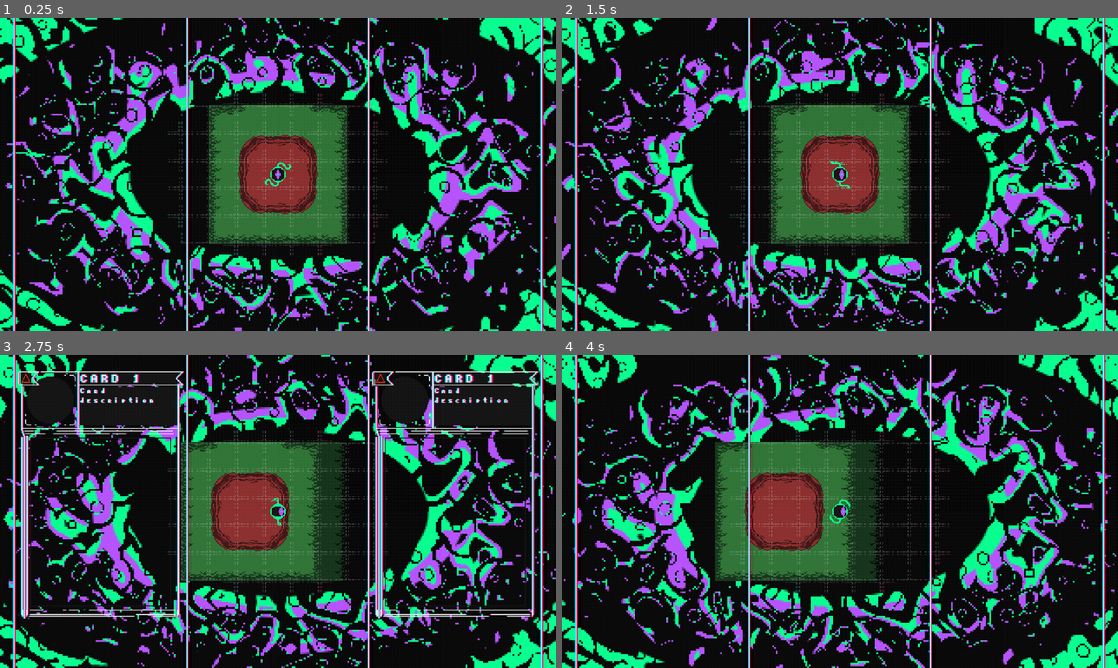
Above: before the commit, frames 1-4 (two rows, left to right).
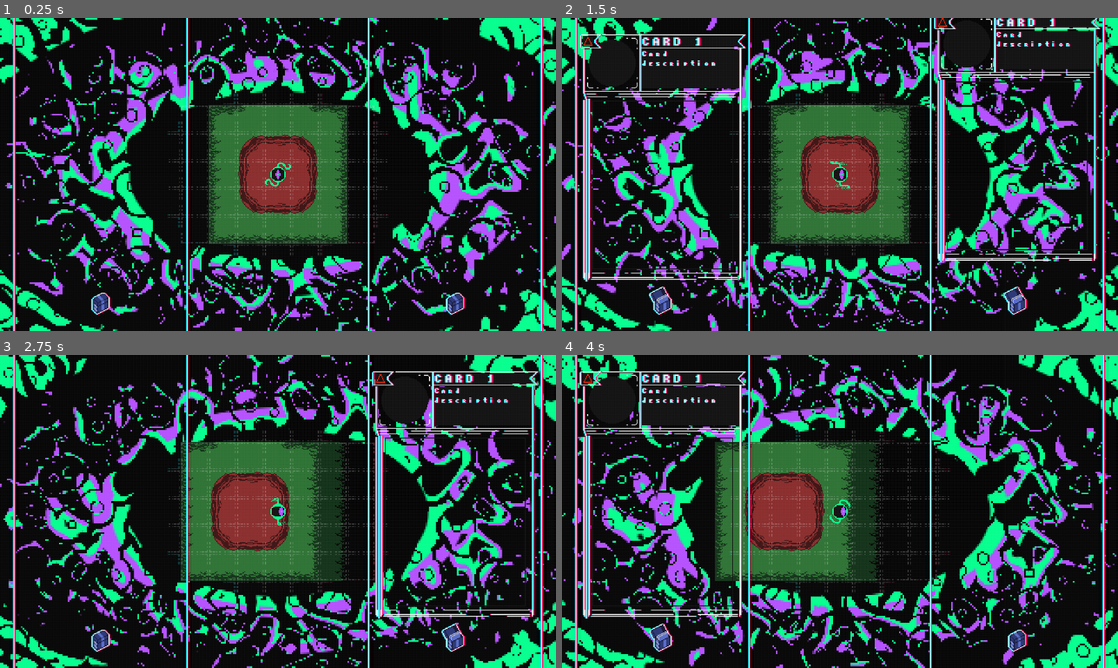
Above: after the commit, the same moments.

Repository: FaunaPolaris/HomeMadeCCG
Game: Godot game, scene res://scenes/main_screen.tscn
The game is run twice, just before and just after one commit, with the same random seed, the same clock (stepped at 60 frames per second) and the same inputs.
Inputs (mouse positions are in pixels of both pictures, inside the frame that each line leads up to):
- Up to frame 1 (0.25 s): no input
- Up to frame 2 (1.5 s): click (662, 299) at 0.52 s; click (1017, 299) at 1.27 s
- Up to frame 3 (2.75 s): tap Enter at 2 s; move the mouse to (400, 495) at 2.02 s; hold Right (ui_right) from 2.03 s (still down); hold E (toggle_deck) from 2.03 s (still down); click (400, 495) at 2.17 s
- Up to frame 4 (4 s): release Right (ui_right) at 2.75 s; release E (toggle_deck) at 2.75 s; drag from (662, 492) to (812, 574) at 2.77 s; move the mouse to (1017, 492) at 3.52 s; hold Right (ui_right) from 3.53 s (still down); hold E (toggle_deck) from 3.53 s (still down); click (1017, 492) at 3.67 s

The runs differ from the first frame. In frame 1, 0.4% of the frame differs, in the area x 16-84%, y 87-95%; in frame 2, 7.1%, in the area x 3-97%, y 0-95%; in frame 3, 3.6%; in frame 4, 3.8%.

Commit message:
clickable cardboxes open and close each list on its own
Fauna's cardbox art (a 64x32 two-frame sheet) becomes a toggle
TextureButton in each panel's bottom margin, at the two slots the
cardbox_position layer marks. Clicking a box slides just its own list;
E still moves both, and a new open_changed signal keeps every box
showing the right lid either way.

fullScreen.aseprite gains the cardbox_position marker layer; the
rendered skeleton png is unchanged since markers are excluded from it.

Gotcha for hand-written scenes: a typed node export only resolves when
the node entry carries node_paths=PackedStringArray(...), otherwise it
silently stays null.

Co-Authored-By: Claude Fable 5 <noreply@anthropic.com>

Diff:
--- /dev/null
+++ b/scenes/cards/cardbox.tscn
@@ -0,0 +1,23 @@
+[gd_scene load_steps=4 format=3 uid="uid://s6nf1u3yofrv"]
+
+[ext_resource type="Script" path="res://script/cards/Cardbox.gd" id="1_box"]
+[ext_resource type="Texture2D" uid="uid://dninio2d3be24" path="res://assets/interface/cardbox.png" id="2_sheet"]
+
+[sub_resource type="AtlasTexture" id="AtlasTexture_closed"]
+atlas = ExtResource("2_sheet")
+region = Rect2(0, 0, 32, 32)
+
+[sub_resource type="AtlasTexture" id="AtlasTexture_open"]
+atlas = ExtResource("2_sheet")
+region = Rect2(32, 0, 32, 32)
+
+[node name="cardbox" type="TextureButton"]
+texture_filter = 1
+z_index = 6
+custom_minimum_size = Vector2(32, 32)
+offset_right = 32.0
+offset_bottom = 32.0
+toggle_mode = true
+texture_normal = SubResource("AtlasTexture_closed")
+texture_pressed = SubResource("AtlasTexture_open")
+script = ExtResource("1_box")
--- a/scenes/main_screen.tscn
+++ b/scenes/main_screen.tscn
@@ -5,6 +5,7 @@
 [ext_resource type="Script" uid="uid://c3kak3pssd0um" path="res://script/main.gd" id="1_lushf"]
 [ext_resource type="PackedScene" uid="uid://crukba5pbvox2" path="res://scenes/cheat_menu.tscn" id="2_cheat"]
 [ext_resource type="PackedScene" uid="uid://b01fnj4tmxhq1" path="res://scenes/cards/card_list.tscn" id="7_cardlist"]
+[ext_resource type="PackedScene" uid="uid://s6nf1u3yofrv" path="res://scenes/cards/cardbox.tscn" id="8_cardbox"]
 
 [sub_resource type="Gradient" id="Gradient_lushf"]
 offsets = PackedFloat32Array(0.1456693, 0.16929133, 0.22047244, 0.22834645, 0.42125985, 0.46456692, 0.5511811, 0.8543307)
@@ -94,3 +95,17 @@
 offset_bottom = 124.0
 slide_when_closed = Vector2(0, -344)
 open = false
+
+[node name="cardbox_left" parent="." node_paths=PackedStringArray("list") instance=ExtResource("8_cardbox")]
+offset_left = -220.0
+offset_top = 129.0
+offset_right = -188.0
+offset_bottom = 161.0
+list = NodePath("../card_list_left")
+
+[node name="cardbox_right" parent="." node_paths=PackedStringArray("list") instance=ExtResource("8_cardbox")]
+offset_left = 188.0
+offset_top = 129.0
+offset_right = 220.0
+offset_bottom = 161.0
+list = NodePath("../card_list_right")
--- a/script/cards/CardList.gd
+++ b/script/cards/CardList.gd
@@ -4,6 +4,9 @@
 ## A vertical strip of cards clipped to one interface panel. Scrolls with
 ## the mouse wheel or by dragging (mouse or touch), easing toward the
 ## target offset and snapping to whole pixels so the art stays crisp.
+
+## The list started or finished sliding open or closed.
+signal open_changed(now_open: bool)
 
 const CARD_SCENE := preload("res://scenes/cards/card.tscn")
 
@@ -62,6 +65,7 @@
 	open = value
 	if not is_node_ready():
 		return
+	open_changed.emit(open)
 	if _slide:
 		_slide.kill()
 	visible = true
--- /dev/null
+++ b/script/cards/Cardbox.gd
@@ -0,0 +1,17 @@
+class_name Cardbox
+extends TextureButton
+
+## The box a card list is kept in. It sits in the screen's bottom margin,
+## draws open or closed to match its list, and clicking it toggles the
+## list on its own — independent of the E key, which moves every list.
+
+@export var list: CardList
+
+
+func _ready() -> void:
+	if list == null:
+		push_warning("Cardbox '%s' has no list to watch." % name)
+		return
+	set_pressed_no_signal(list.open)
+	toggled.connect(func(pressed: bool) -> void: list.set_open(pressed))
+	list.open_changed.connect(set_pressed_no_signal)
Binary file added: assets/interface/cardbox.aseprite
Binary file added: assets/interface/cardbox.png
Not shown, added: assets/interface/cardbox.png.import
Binary file changed: assets/interface/fullScreen.aseprite
Not shown, added: script/cards/Cardbox.gd.uid
